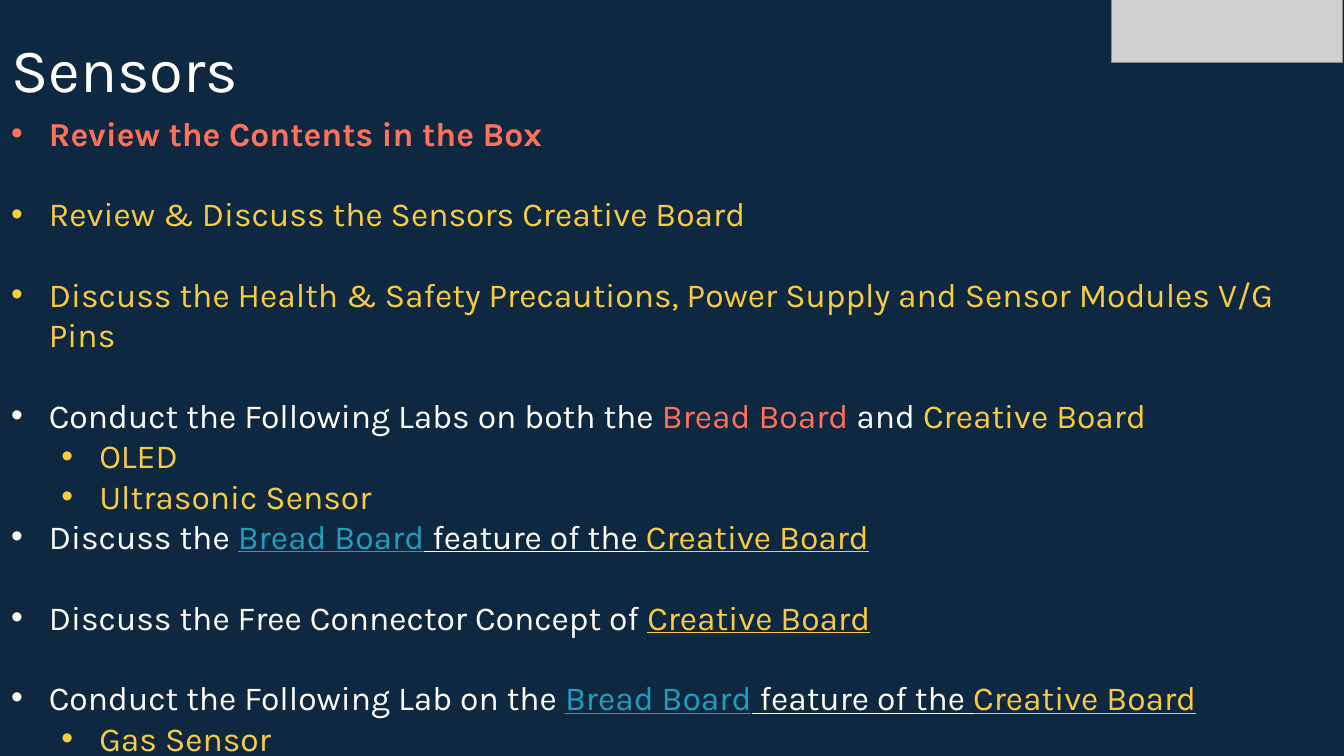
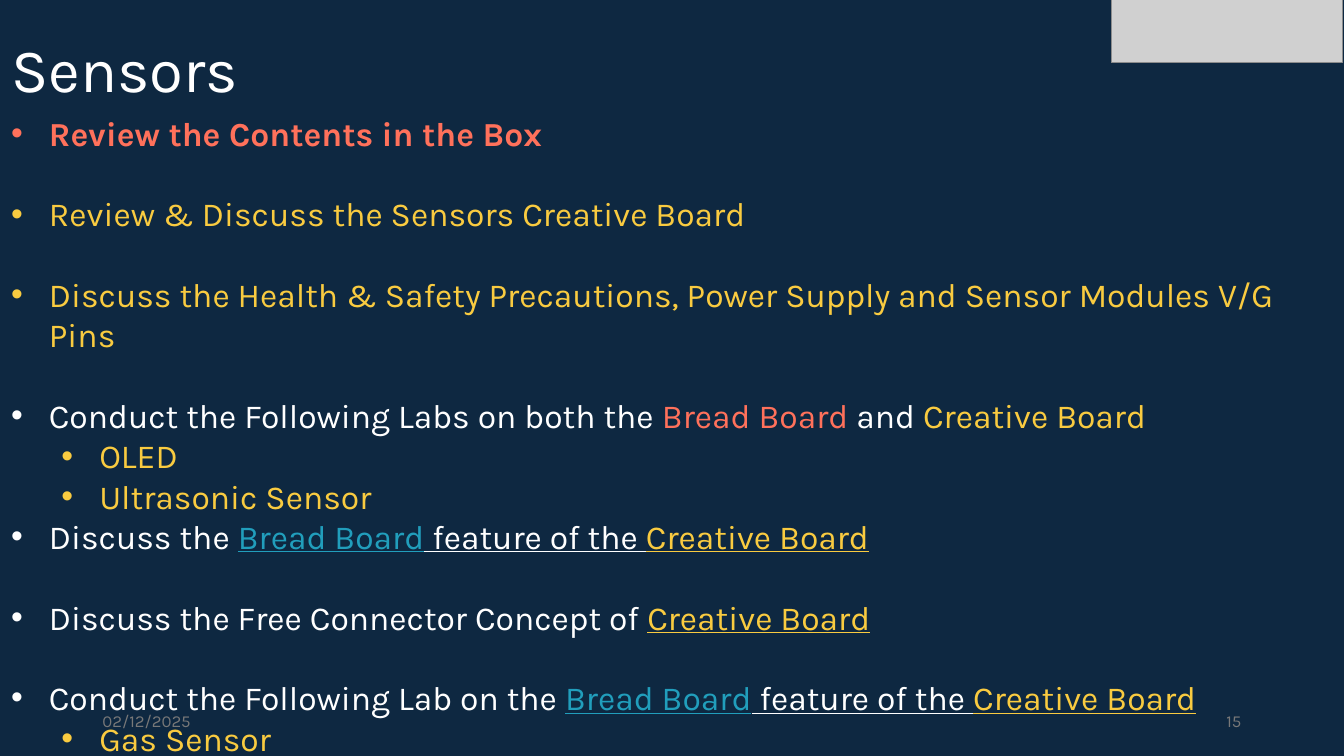
Before and after one commit to info-zas/Training, a slide deck: slide 15 of GPREC/GPRC_TrainingSchedule_V2.pptx (slide 13 before the commit). Drawn at 1344x756 pixels with LibreOffice and Linux fonts; fonts in the diff are those of the drawing; grey boxes stand for pictures. Boxes give left, top, right and bottom in pixels: in the first picture for what was removed or moved away, otherwise in the second. Text is boxed around its words. In the diff, an @@ line names an element or a change of style, - is before the commit and + after.

```diff
--- a/GPREC/GPRC_TrainingSchedule_V2.pptx
+++ b/GPREC/GPRC_TrainingSchedule_V2.pptx
@@ text added at [102, 715, 190, 732], 12 pt, text #797979 @@
+02/12/2025
@@ page number added at [1226, 716, 1241, 727], 12 pt, text #797979 @@
+15
```
Also in this commit, not shown: 23 other slides changed, 2 slides added, 1 other file.
